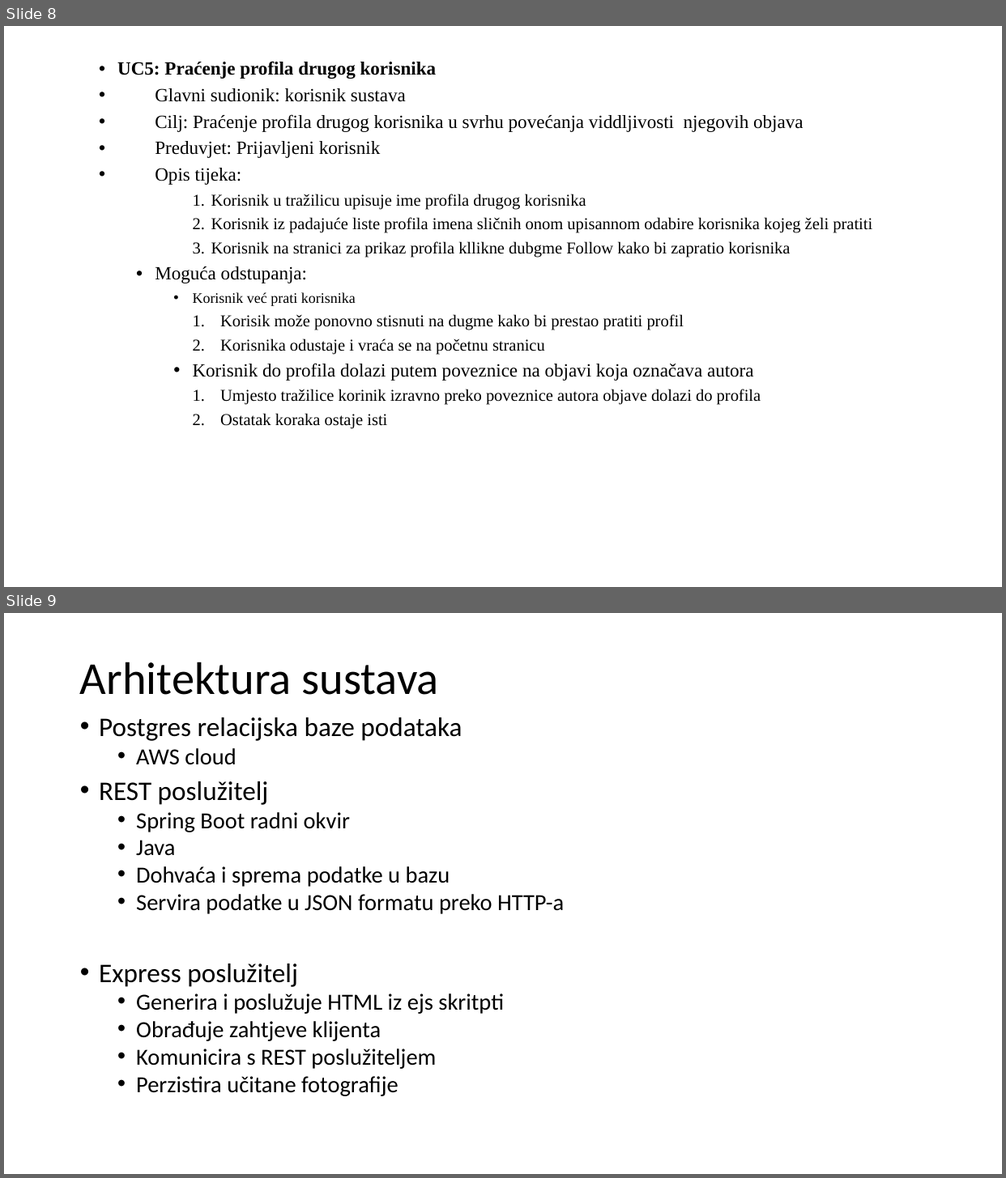
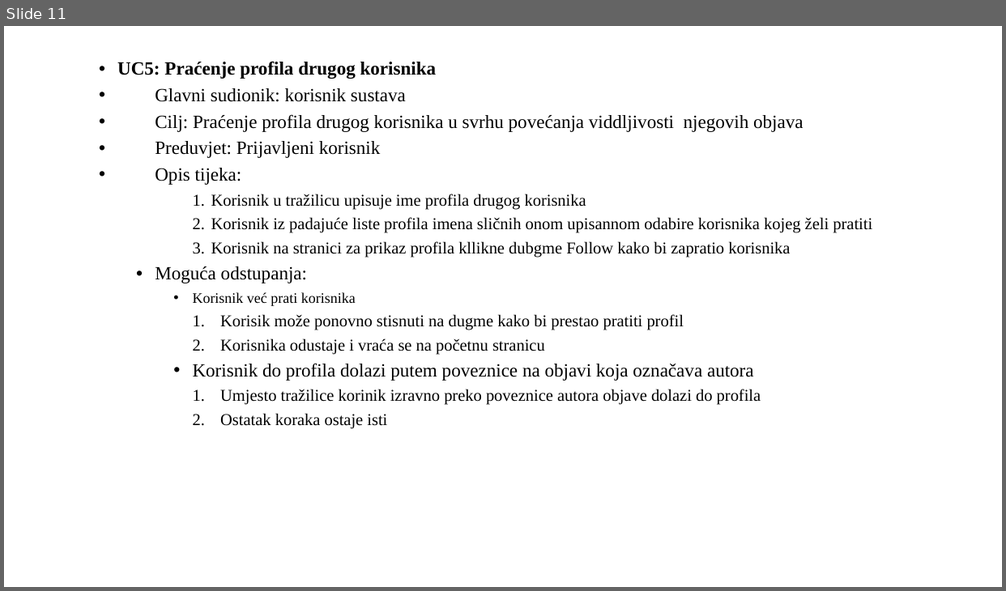
Before and after one commit to f-hruza0111/HCI_Projekt, a slide deck: dokumentacija/HCI 23-24 Projekt pptx -- Grupa G3.pptx. Shown one above the other, each under a label of ours: slides 8 and 9 before the commit, slide 11 after it. The pictures are 1006x1178 and 1006x591 pixels, drawn with LibreOffice and Linux fonts; fonts in the diff are those of the drawing. Boxes give left, top, right and bottom in pixels: in the first picture for what was removed or moved away, otherwise in the second. Text is boxed around its words. In the diff, an @@ line names an element or a change of style, - is before the commit and + after.

```diff
--- a/dokumentacija/HCI 23-24 Projekt pptx -- Grupa G3.pptx
+++ b/dokumentacija/HCI 23-24 Projekt pptx -- Grupa G3.pptx
@@ slide 9 removed at (x1=4, y1=613, x2=1002, y2=1174), background #FFFFFF @@
@@ title removed at (x1=80, y1=662, x2=439, y2=695) @@
-Arhitektura sustava
@@ text removed at (x1=99, y1=717, x2=564, y2=1097) @@
-• Postgres relacijska baze podataka
-  • AWS cloud
-• REST poslužitelj
-  • Spring Boot radni okvir
-  • Java
-  • Dohvaća i sprema podatke u bazu
-  • Servira podatke u JSON formatu preko HTTP-a
-• Express poslužitelj
-  • Generira i poslužuje HTML iz ejs skritpti
-  • Obrađuje zahtjeve klijenta
-  • Komunicira s REST poslužiteljem
-  • Perzistira učitane fotografije
@@ what was slide 8 is now slide 11 @@
```
Also in this commit, not shown: 2 slides changed, 20 slides added, 15 other files.
